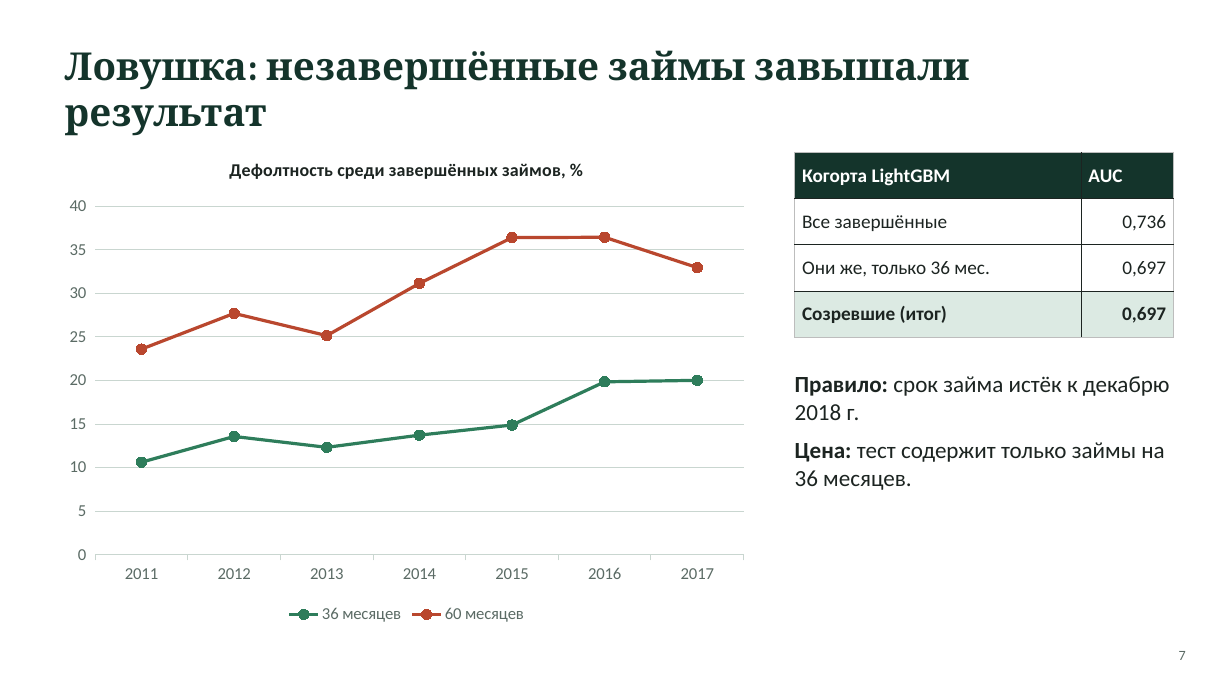
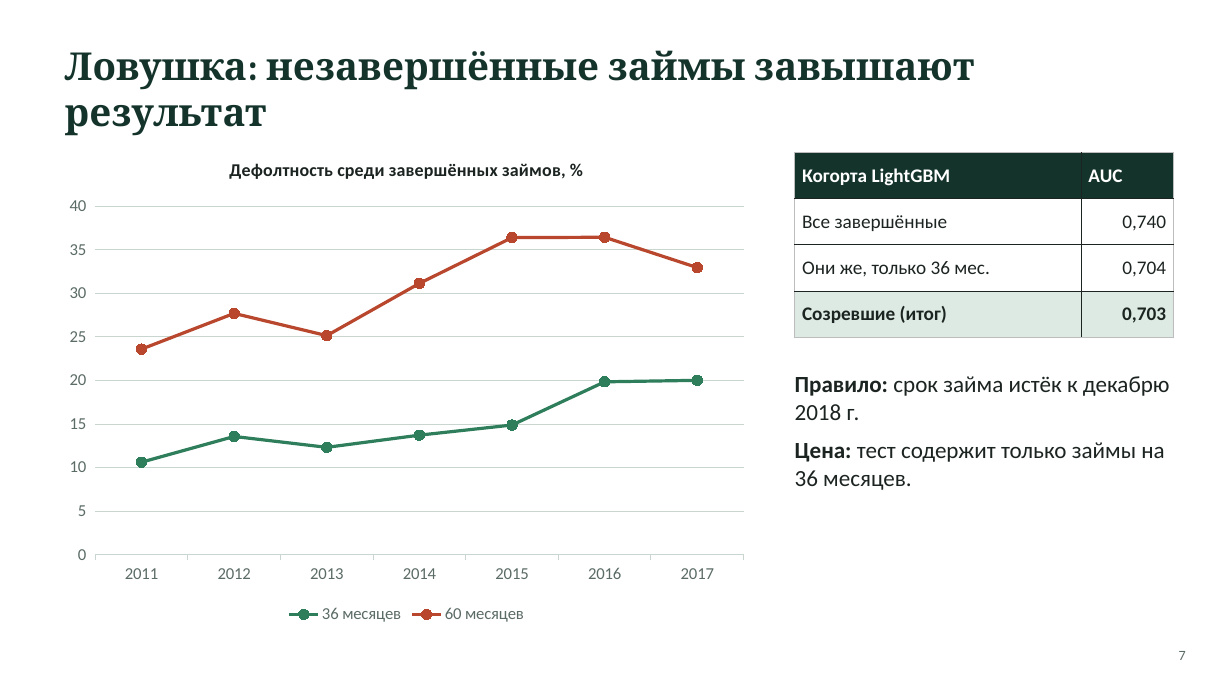
Before and after one commit to yersaa/Loan_default_prediction, a slide deck: slide 7 of docs/presentation.pptx. Drawn at 1232x693 pixels with LibreOffice and Linux fonts; fonts in the diff are those of the drawing. Boxes give left, top, right and bottom in pixels: in the first picture for what was removed or moved away, otherwise in the second. Text is boxed around its words. In the diff, an @@ line names an element or a change of style, - is before the commit and + after.

```diff
--- a/docs/presentation.pptx
+++ b/docs/presentation.pptx
@@ title at bbox=[65, 50, 975, 136]: text changed @@
-Ловушка: незавершённые займы завышали результат
+Ловушка: незавершённые займы завышают результат
@@ table at bbox=[795, 152, 1174, 337] @@
-row 2, column 2: 0,736
+row 2, column 2: 0,740
-row 3, column 2: 0,697
+row 3, column 2: 0,704
-row 4, column 2: 0,697
+row 4, column 2: 0,703
```
Also in this commit, not shown: 8 other slides changed, 7 other files.
